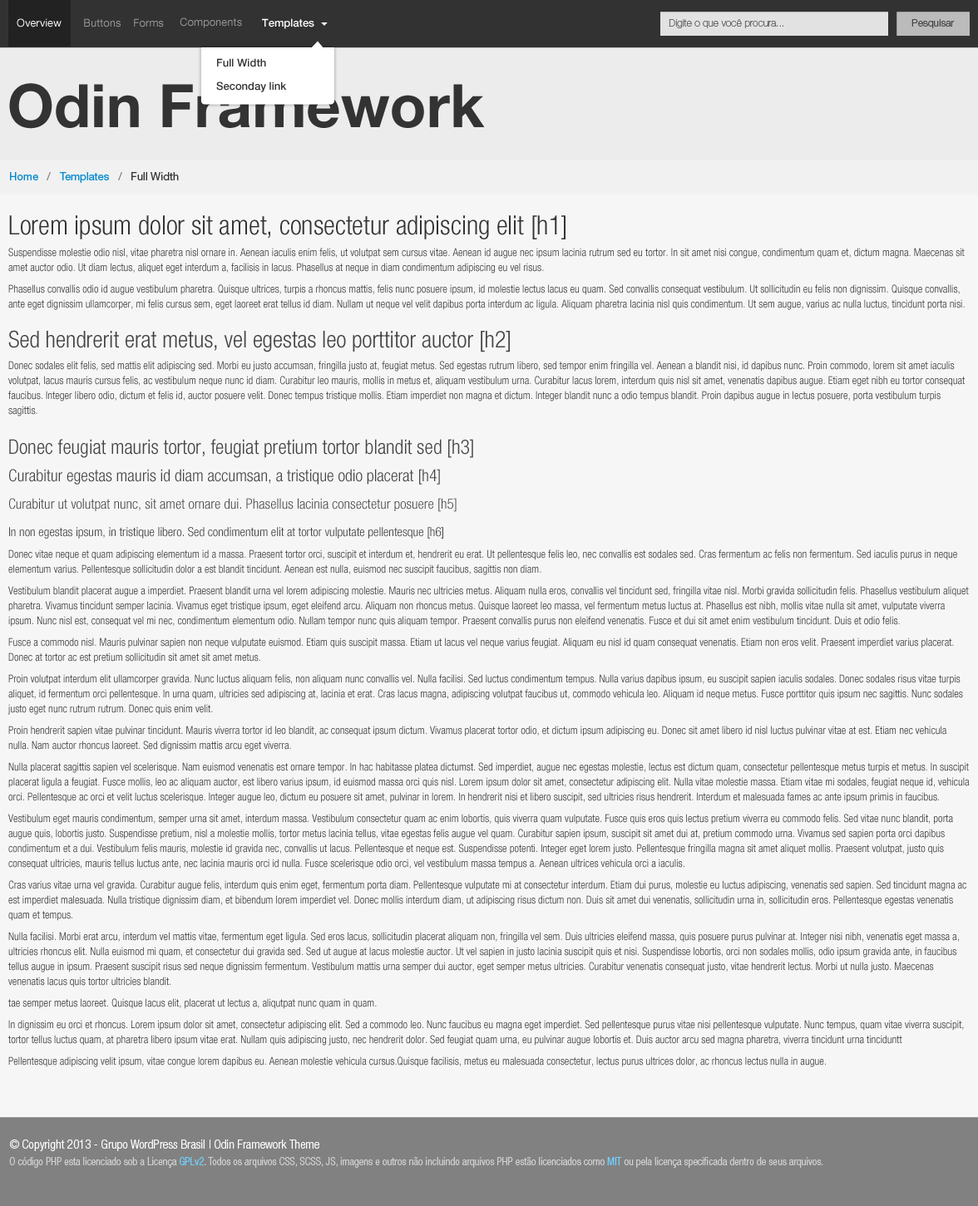
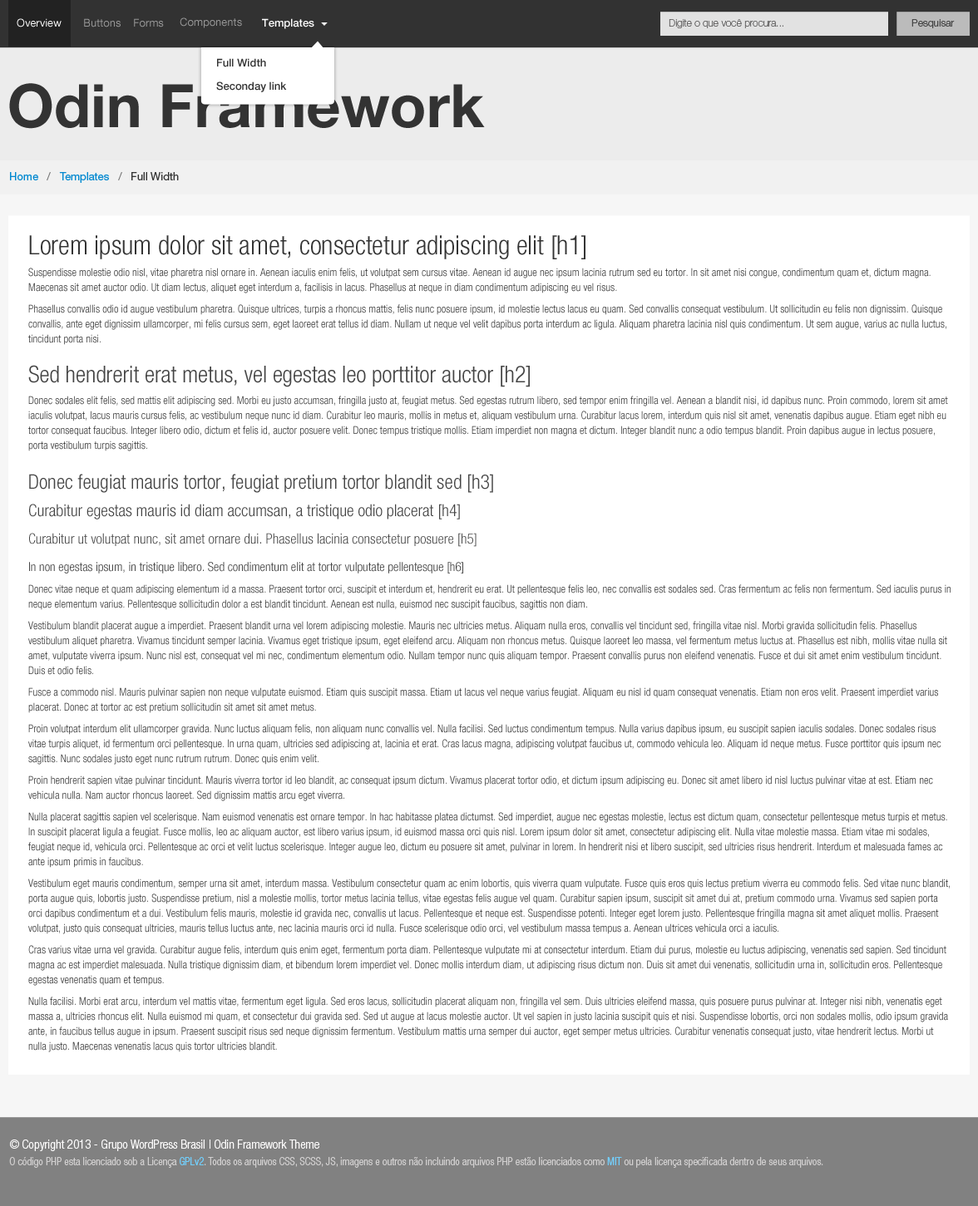
Revision of a layered 978px x 1206px image; what changed, layer by layer:
painted on "Lorem ipsum dolor sit amet, consectetur adipiscing elit [h1] Su" over [7, 215, 970, 1068]
added layer "Shape 14" in group "content" over [8, 215, 970, 1075]
